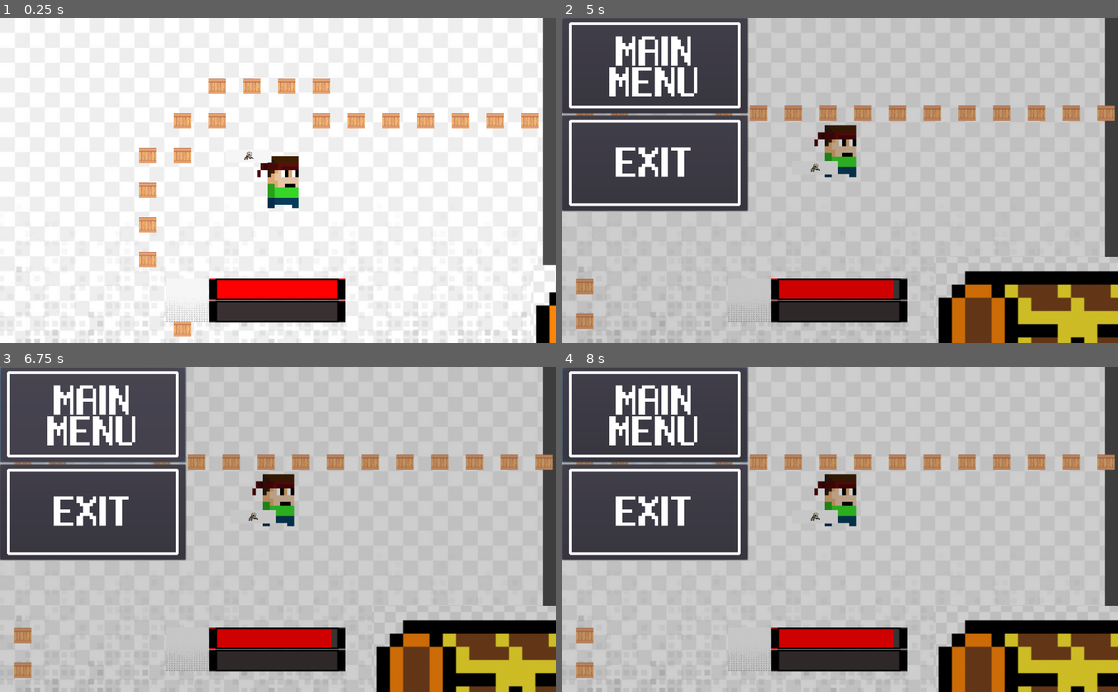
Above: before the commit, frames 1-4 (two rows, left to right).
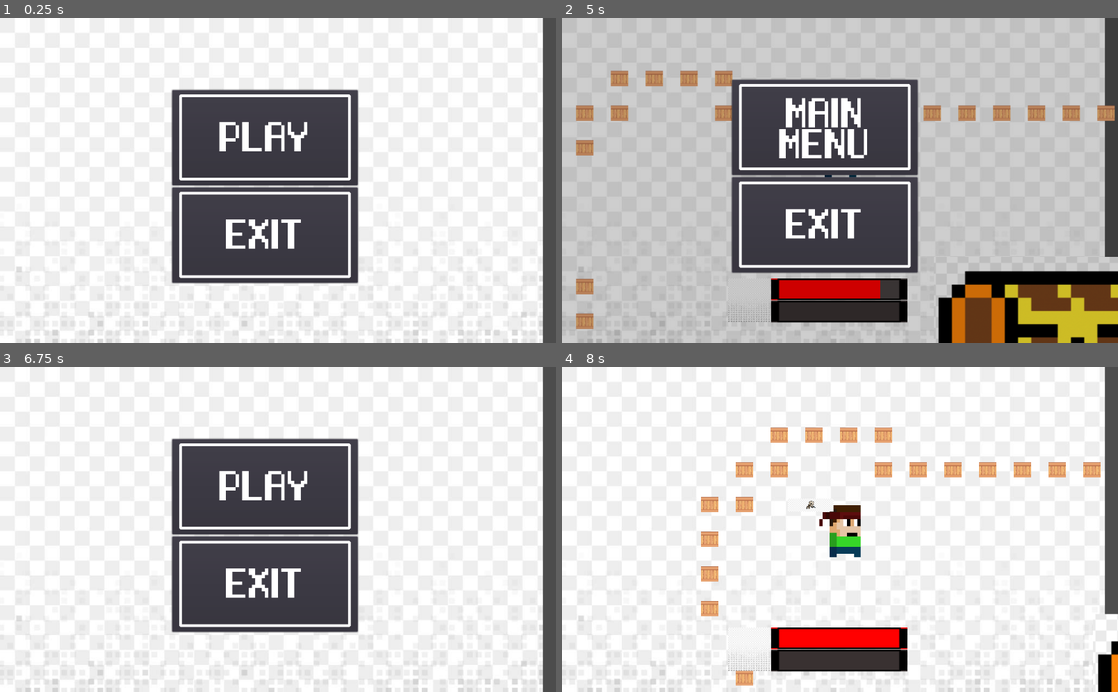
Above: after the commit, the same moments.

Repository: lowerx/JondianaRoyale
Game: Godot game, scene res://src/UI/MainMenu/MainScreen.tscn
Two runs of this game, one before a commit and one after it. Both use one fixed random seed, a clock stepped at 60 frames per second and the inputs below. Before the commit the project starts from res://src/Scenes/Levels/TestingLevel.tscn.
Inputs (mouse positions are in pixels of both pictures, inside the frame that each line leads up to; where the layout moved, square brackets give the same spot in the first picture):
- Up to frame 1 (0.25 s): no input
- Up to frame 2 (5 s): click (828, 138) at 0.52 s; tap Enter at 1.25 s; hold Right (right) 1.28-2.03 s; tap Space (interact) every 0.75 s from 1.35 to 4.35 s; hold Down (down) 2.03-2.78 s; hold Right (right) 2.78-3.53 s; hold Up (up) 3.53-4.28 s; hold Left (left) from 4.28 s (still down); tap Escape (pause) at 4.9 s
- Up to frame 3 (6.75 s): tap Space (interact) at 5.1, 5.75, 5.85 s; release Left (left) at 5.78 s; hold Down (down) 5.78-6.5 s; click (261, 477) [94, 415] at 6.5 s
- Up to frame 4 (8 s): click (828, 487) at 7.27 s

The runs differ from the first frame. In frame 1, 24% of the frame differs, in the area x 25-100%, y 18-100%; in frame 2, 38%; in frame 3, 94%, in the area x 0-100%, y 0-100%; in frame 4, 93%.

Commit message:
Adding the "Main Menu" screen

Diff:
--- a/ProjectFolder/project.godot
+++ b/ProjectFolder/project.godot
@@ -11,7 +11,7 @@
 [application]
 
 config/name="Project Folder"
-run/main_scene="res://src/Scenes/Levels/TestingLevel.tscn"
+run/main_scene="res://src/UI/MainMenu/MainScreen.tscn"
 config/icon="res://icon.png"
 
 [autoload]
--- /dev/null
+++ b/ProjectFolder/src/UI/MainMenu/MainScreen.gd
@@ -0,0 +1 @@
+extends Control
--- /dev/null
+++ b/ProjectFolder/src/UI/MainMenu/MainScreen.tscn
@@ -0,0 +1,40 @@
+[gd_scene load_steps=5 format=2]
+
+[ext_resource path="res://src/UI/Quit/QuitButton.tscn" type="PackedScene" id=1]
+[ext_resource path="res://src/UI/Play/PlayButton.tscn" type="PackedScene" id=2]
+[ext_resource path="res://assets/background/background.jpeg" type="Texture" id=3]
+[ext_resource path="res://src/UI/MainMenu/MainScreen.gd" type="Script" id=4]
+
+[node name="MainScreen" type="Control"]
+pause_mode = 2
+anchor_right = 1.0
+anchor_bottom = 1.0
+script = ExtResource( 4 )
+
+[node name="CanvasLayer" type="CanvasLayer" parent="."]
+layer = -100
+
+[node name="Background" type="TextureRect" parent="CanvasLayer"]
+margin_right = 40.0
+margin_bottom = 40.0
+texture = ExtResource( 3 )
+
+[node name="VBoxContainer" type="VBoxContainer" parent="."]
+margin_left = 317.0
+margin_top = 133.0
+margin_right = 659.0
+margin_bottom = 489.0
+
+[node name="PlayButton" parent="VBoxContainer" instance=ExtResource( 2 )]
+margin_right = 342.0
+margin_bottom = 176.0
+next_scene_path = "res://src/Scenes/Levels/TestingLevel.tscn"
+
+[node name="QuitButton" parent="VBoxContainer" instance=ExtResource( 1 )]
+margin_top = 180.0
+margin_right = 342.0
+margin_bottom = 356.0
+
+[node name="GameLogo" type="TextureRect" parent="."]
+margin_right = 40.0
+margin_bottom = 40.0
--- a/ProjectFolder/src/UI/Pause/Pause.tscn
+++ b/ProjectFolder/src/UI/Pause/Pause.tscn
@@ -24,9 +24,16 @@
 margin_bottom = 14.0
 
 [node name="PauseMenu" type="VBoxContainer" parent="PauseOverlay"]
-margin_right = 40.0
-margin_bottom = 40.0
+margin_left = 313.0
+margin_top = 114.0
+margin_right = 655.0
+margin_bottom = 470.0
 
 [node name="MainMenuButton" parent="PauseOverlay/PauseMenu" instance=ExtResource( 2 )]
+margin_right = 342.0
+margin_bottom = 176.0
 
 [node name="QuitButton" parent="PauseOverlay/PauseMenu" instance=ExtResource( 1 )]
+margin_top = 180.0
+margin_right = 342.0
+margin_bottom = 356.0
--- a/ProjectFolder/src/UI/Play/PlayButton.tscn
+++ b/ProjectFolder/src/UI/Play/PlayButton.tscn
@@ -1,14 +1,12 @@
-[gd_scene load_steps=2 format=2]
+[gd_scene load_steps=3 format=2]
 
-[ext_resource path="res://src/UI/PlayButton.gd" type="Script" id=1]
+[ext_resource path="res://src/UI/Play/PlayButton.gd" type="Script" id=1]
+[ext_resource path="res://assets/buttons/play.png" type="Texture" id=2]
 
 [node name="PlayButton" type="Button"]
 margin_right = 181.0
 margin_bottom = 36.0
-text = "Play"
+icon = ExtResource( 2 )
 script = ExtResource( 1 )
-__meta__ = {
-"_edit_use_anchors_": false
-}
 
 [connection signal="button_up" from="." to="." method="_on_button_up"]
--- a/ProjectFolder/src/UI/QuitTheLevel/MainMenuButton.tscn
+++ b/ProjectFolder/src/UI/QuitTheLevel/MainMenuButton.tscn
@@ -8,9 +8,6 @@
 margin_bottom = 36.0
 icon = ExtResource( 2 )
 script = ExtResource( 1 )
-__meta__ = {
-"_edit_use_anchors_": false
-}
-next_scene_path = "res://src/Screens/MainScreen.tscn"
+next_scene_path = "res://src/UI/MainMenu/MainScreen.tscn"
 
 [connection signal="button_up" from="." to="." method="_on_button_up"]
--- a/ProjectFolder/src/UI/QuitTheLevel/YouDiedScreen.tscn
+++ b/ProjectFolder/src/UI/QuitTheLevel/YouDiedScreen.tscn
@@ -26,9 +26,9 @@
 
 [node name="VBoxContainer" type="VBoxContainer" parent="."]
 margin_left = 320.0
-margin_top = 248.0
+margin_top = 152.0
 margin_right = 662.0
-margin_bottom = 604.0
+margin_bottom = 508.0
 
 [node name="MainMenuButton" parent="VBoxContainer" instance=ExtResource( 5 )]
 margin_right = 342.0
